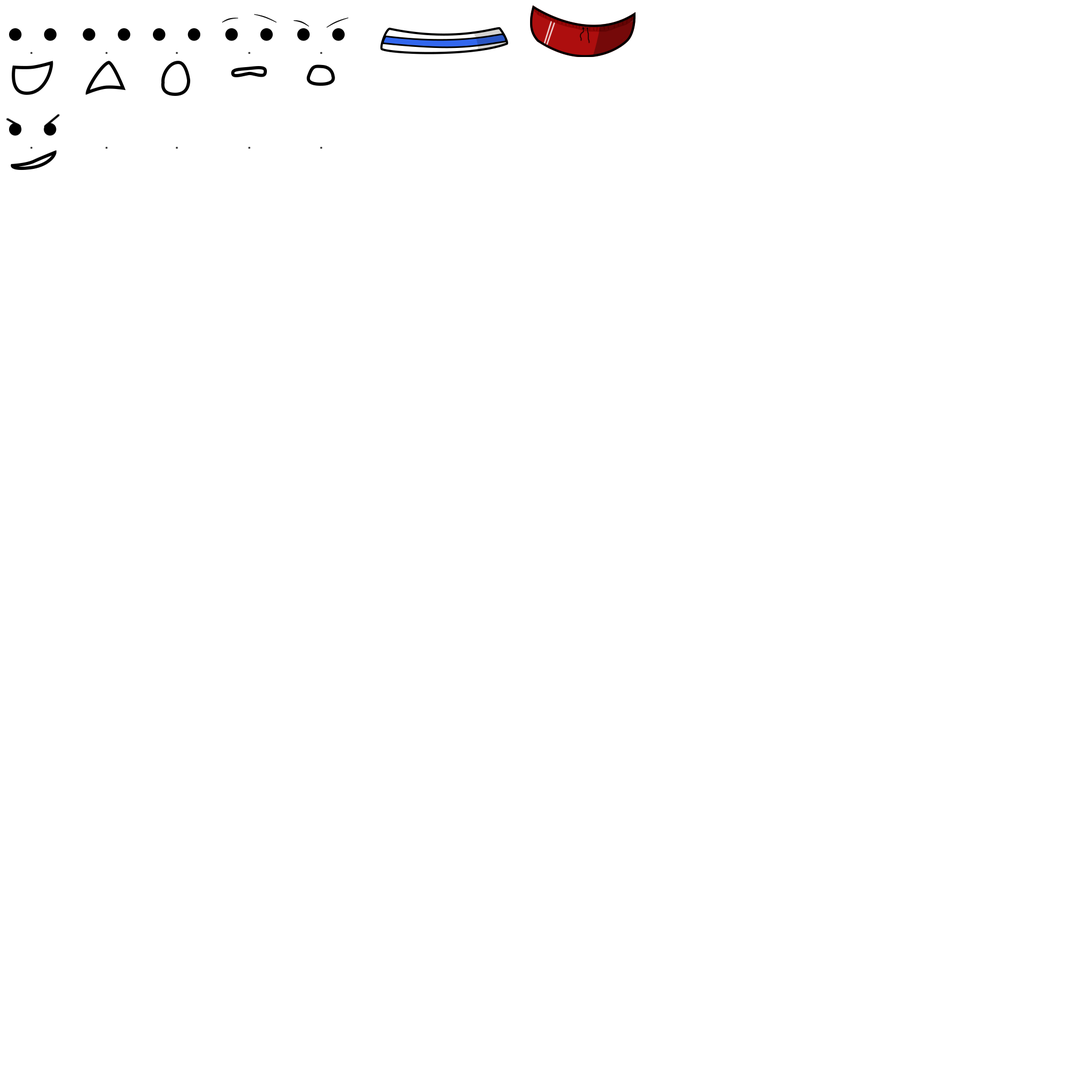
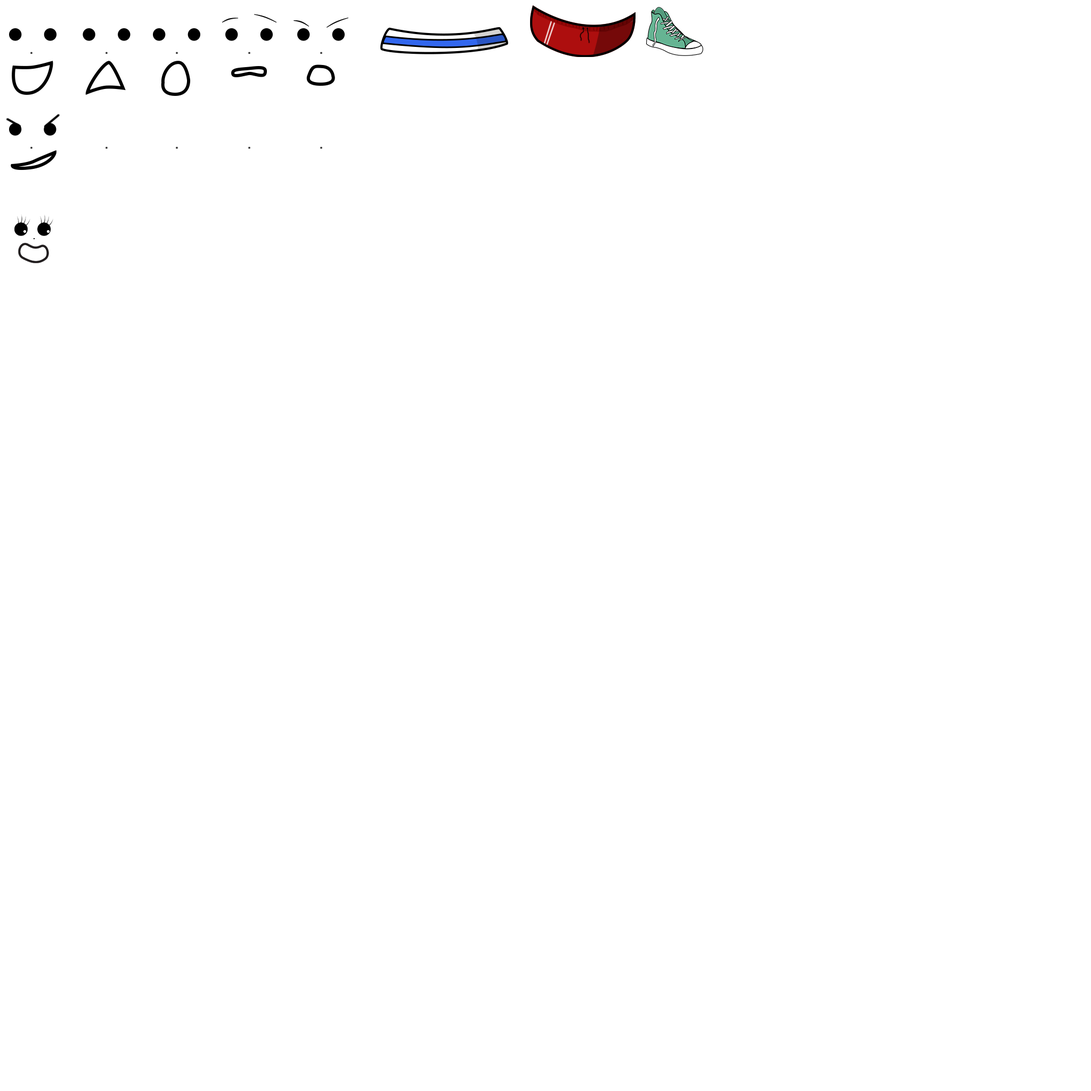
Layer changes from the first 1091×1091 image to the second:
added group "Kiwi Faces" with 2 layers in group "Red Shorts" over 14, 214, 54, 264
added layer "FACE" in group "Kiwi Faces" over 14, 214, 54, 264
added layer "Group 1" in group "Red Shorts" over 646, 6, 704, 56
